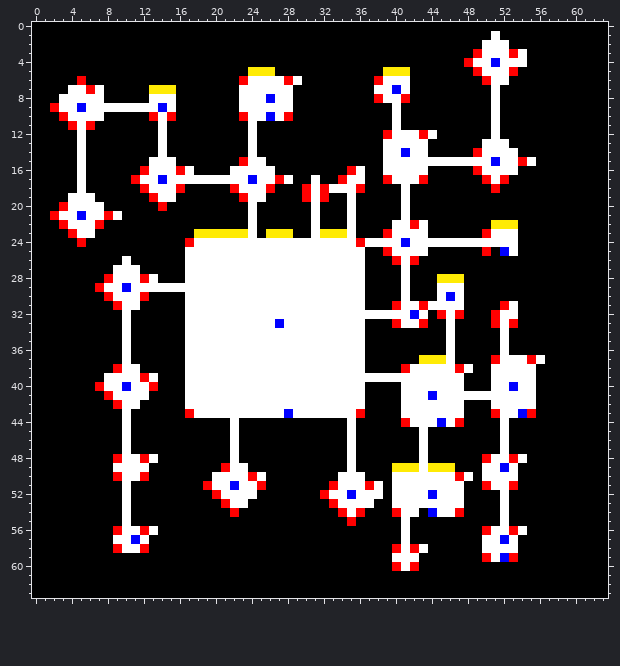
Two versions of one pixel-art sprite, Assets/DungeonAssets/Image/DecoratedMap.png. Above: the version before the commit.
The file is 64x64 pixels.
Once edited:
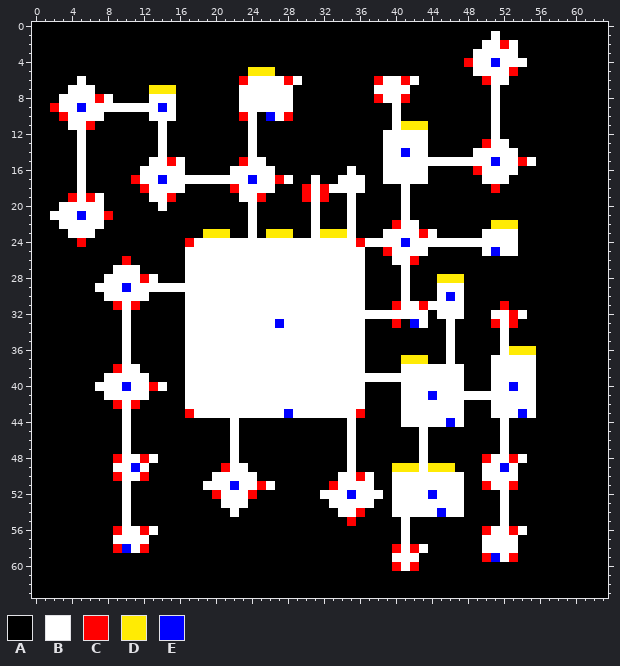
Palette (. is transparent): A #000000  B #ffffff  C #ff0000  D #ffeb04  E #0000ff
What changed:
Changed rows in their new state; - is an unchanged pixel.
first column x 2:
 2 --------------------------------------------------CB---
 3 -----------------------------------------------B---BA--
 5 -------------------------------------AAA-------B-------
 6 ---B-----------------------------------CB--------------
 7 ----BA--------------------------------B----------------
 8 -----CB-----------------B------------------------------
10 -----------B-B---------A-------------------------------
11 --B------------------------------------DDD-------------
12 -------------------------------------B---BA------------
13 ------------------------------------------------C------
14 -----------------------------------------------B-------
15 -------------CB----------------------------------------
16 ----------B---BA-----------------BA--------------------
17 --------------------------------B----B---B------B-B----
18 --------------B---------B---------B--------------------
19 --C-CB-----B-C-------B-C-------------------------------
20 -B----------B------------------------------------------
21 B------A-----------------------------------------------
22 -B---B--------------------------------C-BA-------------
23 --B-------------A---AA---------------B---CB-----B------
25 ------------------------------------------------BEB----
26 --------C-----------------------------B----------------
28 ------B------------------------------------------------
29 -----B-------------------------------------------------
30 ------B---B--------------------------------------------
31 ---------C-----------------------------------------A---
32 ----------------------------------------B--B-B---B-CB--
33 ---------------------------------------AEB-------------
36 ---------------------------------------------------DDD-
37 ---------------------------------------DD-AA-----B---BA
38 ---------------------------------------B-----BA--------
39 ----------BA-------------------------------------------
40 -----B------B------------------------------------------
41 ------B------------------------------------------------
42 ---------C---------------------------------------------
43 -------------------------------------------------B---B-
44 ---------------------------------------B---BEB---------
first column x 10:
49 -E-----------------------------------------
50 --------------BA----------CB---------BA----
51 ---------B------B----------BA--------------
52 --------------C-------B--------------------
53 -----------B-----------B-------------------
54 ------------B-----------B-----B--BBE-B-----
57 -B----------------------------------------B
58 E------------------------------------------
59 -----------------------------------------EB
